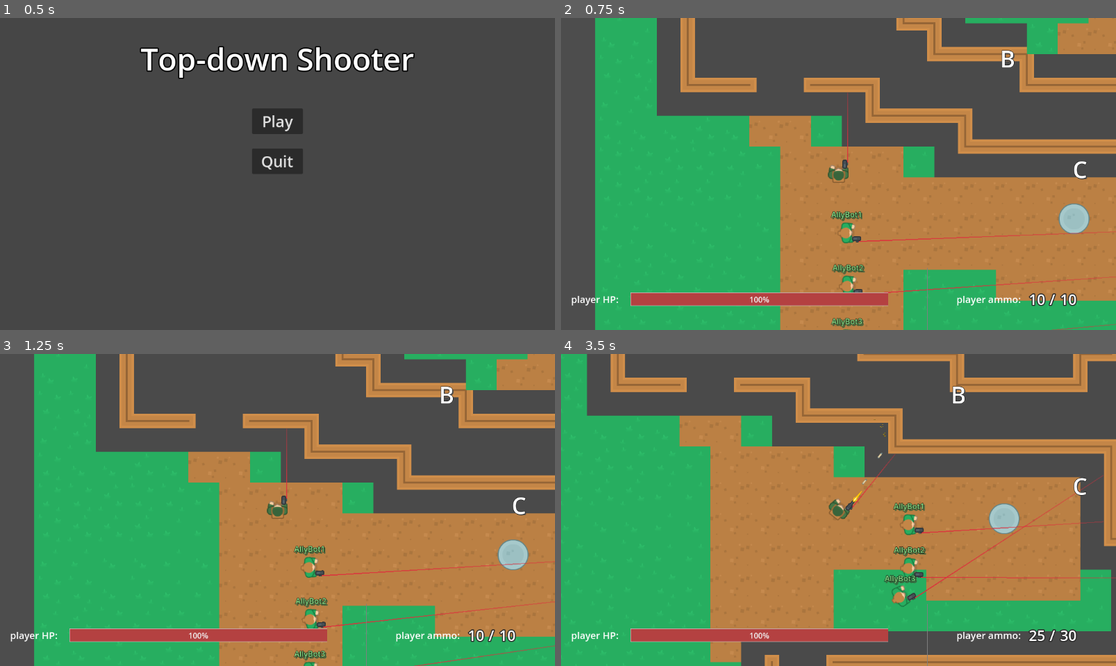
Above: before the commit, frames 1-4 (two rows, left to right).
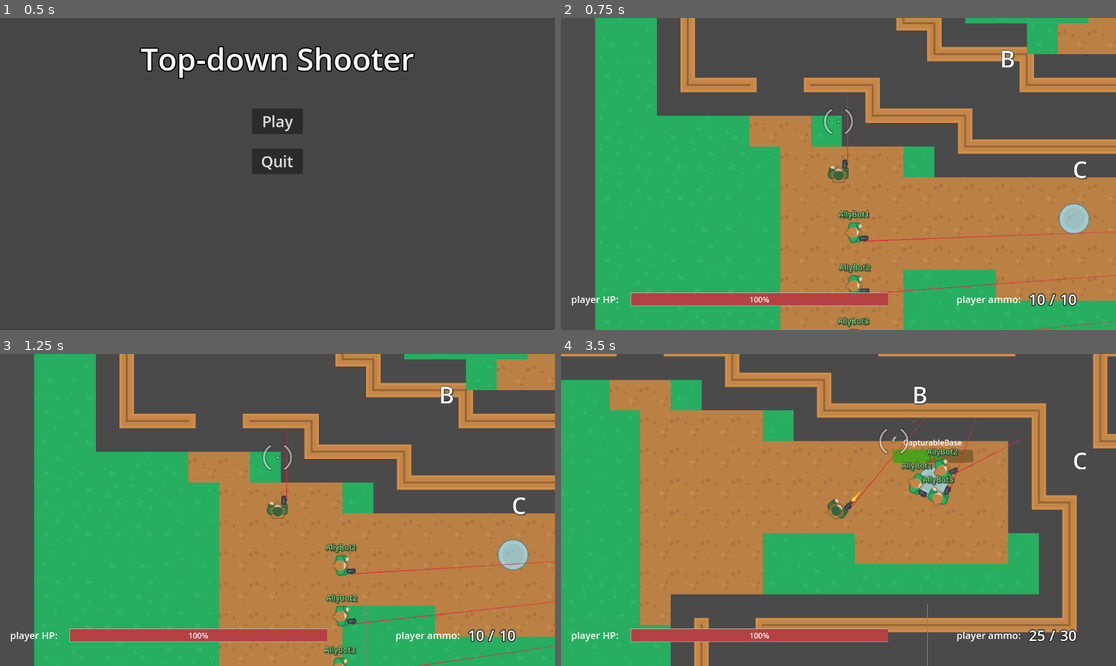
Above: after the commit, the same moments.

Repository: ZeromaXHe/MyGitRepository
Game: Godot game, scene res://scenes/main_menu_screen.tscn
The game is run twice, just before and just after one commit, with the same random seed, the same clock (stepped at 60 frames per second) and the same inputs.
Inputs (mouse positions are in pixels of both pictures, inside the frame that each line leads up to):
- Up to frame 1 (0.5 s): no input
- Up to frame 2 (0.75 s): click "Play" at 0.5 s
- Up to frame 3 (1.25 s): no input
- Up to frame 4 (3.5 s): tap Enter at 1.25 s; move the mouse to (849, 388) at 1.27 s; press the mouse at (849, 388) at 1.28 s; hold D (right) 1.28-2.03 s; move the mouse to (727, 525) at 2.02 s; release the mouse at (727, 525) at 2.03 s; hold S (down) 2.03-2.78 s; click (727, 525) at 2.1 s; move the mouse to (894, 441) at 2.77 s; press the mouse at (894, 441) at 2.78 s; hold D (right) from 2.78 s (still down); tap 1 (weapon_1) at 2.85 s

Frame 1 is identical in both runs. In frame 2, 1.3% of the frame differs, in the area x 47-100%, y 29-100%; in frame 3, 1.6%; in frame 4, 46%, in the area x 0-100%, y 0-100%.

Commit message:
feature(GodotDemo): GodotProjects 俯视角射击游戏 - 玩家准星和命中提示；调整子弹和角色速度；玩家开枪时镜头抖动

Diff:
--- a/GodotDemo/GodotProjects/scenes/gui.tscn
+++ b/GodotDemo/GodotProjects/scenes/gui.tscn
@@ -1,7 +1,9 @@
-[gd_scene load_steps=5 format=3 uid="uid://b4p3jxjo4ufj5"]
+[gd_scene load_steps=7 format=3 uid="uid://b4p3jxjo4ufj5"]
 
 [ext_resource type="Script" path="res://scripts/kill_info.gd" id="1_cmmym"]
 [ext_resource type="Script" path="res://scripts/gui.gd" id="1_rug4d"]
+[ext_resource type="Texture2D" uid="uid://cecm3bqtanb5x" path="res://assets/crosshair_pack/PNG/Outline/crosshair086.png" id="3_5b1lr"]
+[ext_resource type="Texture2D" uid="uid://jxtmigml6awr" path="res://assets/crosshair_pack/PNG/Outline/crosshair066.png" id="4_jxgh3"]
 
 [sub_resource type="StyleBoxFlat" id="StyleBoxFlat_qiq25"]
 bg_color = Color(0.180392, 0.180392, 0.180392, 1)
@@ -176,3 +178,16 @@
 theme_override_constants/outline_size = 8
 theme_override_font_sizes/font_size = 30
 text = "10"
+
+[node name="HitMark" type="Sprite2D" parent="."]
+texture = ExtResource("3_5b1lr")
+
+[node name="HitMarkHideTimer" type="Timer" parent="HitMark"]
+wait_time = 0.2
+one_shot = true
+
+[node name="AimMark" type="Sprite2D" parent="."]
+modulate = Color(1, 1, 1, 0.498039)
+texture = ExtResource("4_jxgh3")
+
+[connection signal="timeout" from="HitMark/HitMarkHideTimer" to="." method="_on_hit_mark_hide_timer_timeout"]
--- a/GodotDemo/GodotProjects/scripts/actor.gd
+++ b/GodotDemo/GodotProjects/scripts/actor.gd
@@ -2,7 +2,7 @@
 class_name Actor
 
 
-@export var speed: int = 100
+@export var speed: int = 200
 
 @onready var health: Health = $Health
 @onready var ai: AI = $AI
@@ -71,7 +71,7 @@
 func handle_hit(bullet: Bullet):
 	health.hp -= bullet.damage
 	print(name, " hit! ", health.hp)
-	GlobalSignals.bullet_hit_actor.emit(self, global_rotation, global_position)
+	GlobalSignals.bullet_hit_actor.emit(self, bullet.shooter, bullet.global_rotation, bullet.global_position)
 	if health.hp <= 0:
 		die(bullet)
 
--- a/GodotDemo/GodotProjects/scripts/bullet.gd
+++ b/GodotDemo/GodotProjects/scripts/bullet.gd
@@ -2,7 +2,7 @@
 extends Area2D
 
 
-@export var speed: int = 10
+@export var speed: int = 2000
 @export var damage: int = 10
 
 @onready var ray_cast: RayCast2D = $RayCast2D
@@ -13,7 +13,7 @@
 
 func _physics_process(delta):
 	if direction != Vector2.ZERO:
-		global_position += direction * speed
+		global_position += direction * speed * delta
 		global_rotation = direction.angle()
 
 
--- a/GodotDemo/GodotProjects/scripts/global_signals.gd
+++ b/GodotDemo/GodotProjects/scripts/global_signals.gd
@@ -4,6 +4,7 @@
 
 signal actor_killed(killed: Actor, killer: Actor)
 
-signal bullet_hit_actor(actor: Actor, global_rotation: float, global_position: Vector2)
+signal bullet_hit_actor(actor: Actor, shooter: Actor,\
+		bullet_global_rotation: float, bullet_global_position: Vector2)
 
 signal bullet_hit_something(global_rotation: float, global_position: Vector2)
--- a/GodotDemo/GodotProjects/scripts/gui.gd
+++ b/GodotDemo/GodotProjects/scripts/gui.gd
@@ -9,6 +9,9 @@
 @onready var base_a_label: Label = $BaseALabel
 @onready var base_b_label: Label = $BaseBLabel
 @onready var base_c_label: Label = $BaseCLabel
+@onready var aim_mark: Sprite2D = $AimMark
+@onready var hit_mark: Sprite2D = $HitMark
+@onready var hit_mark_hide_timer: Timer = $HitMark/HitMarkHideTimer
 
 var max_ammo_value: int
 var player: Player = null
@@ -21,17 +24,41 @@
 func _ready() -> void:
 	# 清空 KillInfo 的内容
 	kill_info.text = ""
-	GlobalSignals.actor_killed.connect(kill_info.handle_actor_killed)
+	GlobalSignals.actor_killed.connect(handle_actor_killed)
 	hp_bar.value = 100
+	hit_mark.hide()
+	aim_mark.show()
 
 
-func _process(delta: float) -> void:
+func _process(_delta: float) -> void:
 	if base_a_label.visible:
 		base_a_label.position = calc_base_label_position(base_a)
 	if base_b_label.visible:
 		base_b_label.position = calc_base_label_position(base_b)
 	if base_c_label.visible:
 		base_c_label.position = calc_base_label_position(base_c)
+
+	aim_mark.global_position = aim_mark.get_global_mouse_position()
+
+
+func handle_actor_killed(killed: Actor, killer: Actor):
+	if killer.is_player():
+		# 显示玩家击杀标志
+		show_player_hit_mark(true)
+
+	kill_info.handle_actor_killed(killed, killer)
+
+
+func show_player_hit_mark(kill: bool):
+	# DisplayServer.mouse_get_position() 结果是 Vector2i，而且是屏幕坐标不是窗口坐标！
+	hit_mark.global_position = hit_mark.get_global_mouse_position()
+	hit_mark.modulate = Color(0.941176, 0.501961, 0.501961, 0.7) if kill else Color(1, 1, 1, 0.7)
+	hit_mark.show()
+	hit_mark_hide_timer.start()
+
+
+func _on_hit_mark_hide_timer_timeout() -> void:
+	hit_mark.hide()
 
 
 func calc_base_label_position(base: CapturableBase) -> Vector2:
@@ -85,24 +112,24 @@
 			base_c_label.modulate = base.get_color(base.team.side)
 
 
-func update_base_label_visible(base: CapturableBase, visible: bool):
+func update_base_label_visible(base: CapturableBase, new_visible: bool):
 	match (base.point_code):
 		"A":
-			base_a_label.visible = visible
+			base_a_label.visible = new_visible
 		"B":
-			base_b_label.visible = visible
+			base_b_label.visible = new_visible
 		"C":
-			base_c_label.visible = visible
+			base_c_label.visible = new_visible
 
 
-func set_player(player: Player):
-	self.player = player
+func set_player(new_player: Player):
+	self.player = new_player
 
-	set_new_health_value(player.health.hp)
-	set_weapon(player.weapon_manager.current_weapon)
-	player.health.changed.connect(set_new_health_value)
-	if not player.weapon_manager.weapon_changed.is_connected(handle_weapon_changed):
-		player.weapon_manager.weapon_changed.connect(handle_weapon_changed)
+	set_new_health_value(new_player.health.hp)
+	set_weapon(new_player.weapon_manager.current_weapon)
+	new_player.health.changed.connect(set_new_health_value)
+	if not new_player.weapon_manager.weapon_changed.is_connected(handle_weapon_changed):
+		new_player.weapon_manager.weapon_changed.connect(handle_weapon_changed)
 
 
 func handle_weapon_changed(_old_weapon: Weapon, new_weapon: Weapon):
--- a/GodotDemo/GodotProjects/scripts/main.gd
+++ b/GodotDemo/GodotProjects/scripts/main.gd
@@ -20,7 +20,8 @@
 func _ready():
 	# 刷新随机种子
 	randomize()
-	GlobalSignals.bullet_fired.connect(bullet_manager.handle_bullet_spawned)
+
+	GlobalSignals.bullet_fired.connect(handle_bullet_fired)
 	GlobalSignals.bullet_hit_actor.connect(handle_bullet_hit_actor)
 	GlobalSignals.bullet_hit_something.connect(handle_bullet_hit_something)
 
@@ -42,18 +43,32 @@
 	gui.bind_bases(bases)
 
 
-func handle_bullet_hit_actor(actor: Actor, global_rotation: float, global_position: Vector2):
+func handle_bullet_fired(bullet: Bullet):
+	bullet_manager.handle_bullet_spawned(bullet)
+	# 玩家开枪时震动镜头
+	if bullet.shooter.is_player():
+		camera.shake_camera(30)
+
+
+func handle_bullet_hit_actor(actor: Actor, shooter: Actor, bullet_global_rotation: float, bullet_global_position: Vector2):
+	# 击中角色时产生流血效果
 	var blood = blood_scene.instantiate()
-	blood.global_position = global_position
-	blood.global_rotation = global_rotation
+	blood.global_position = bullet_global_position
+	blood.global_rotation = bullet_global_rotation
 	# TODO: 后续使用对象池优化
 	particles.add_child(blood)
 
+	# 玩家受击时震动镜头
 	if actor.is_player():
 		camera.shake_camera(120)
 
+	# 玩家命中敌人，显示击中标志
+	if shooter.is_player():
+		gui.show_player_hit_mark(false)
+
 
 func handle_bullet_hit_something(global_rotation: float, global_position: Vector2):
+	# 击中其他物品时产生弹片火花效果
 	var spark = spark_scene.instantiate()
 	spark.global_position = global_position
 	spark.global_rotation = global_rotation
@@ -83,6 +98,7 @@
 
 
 func _unhandled_input(event: InputEvent) -> void:
+	# 暂停菜单
 	if event.is_action_pressed("pause") and not get_tree().paused:
 		var pause_menu = pause_scene.instantiate()
 		add_child(pause_menu)
Binary file added: GodotDemo/GodotProjects/assets/crosshair_pack/PNG/Outline/crosshair066.png
Not shown, added: GodotDemo/GodotProjects/assets/crosshair_pack/PNG/Outline/crosshair066.png.import
Binary file added: GodotDemo/GodotProjects/assets/crosshair_pack/PNG/Outline/crosshair086.png
Not shown, added: GodotDemo/GodotProjects/assets/crosshair_pack/PNG/Outline/crosshair086.png.import
